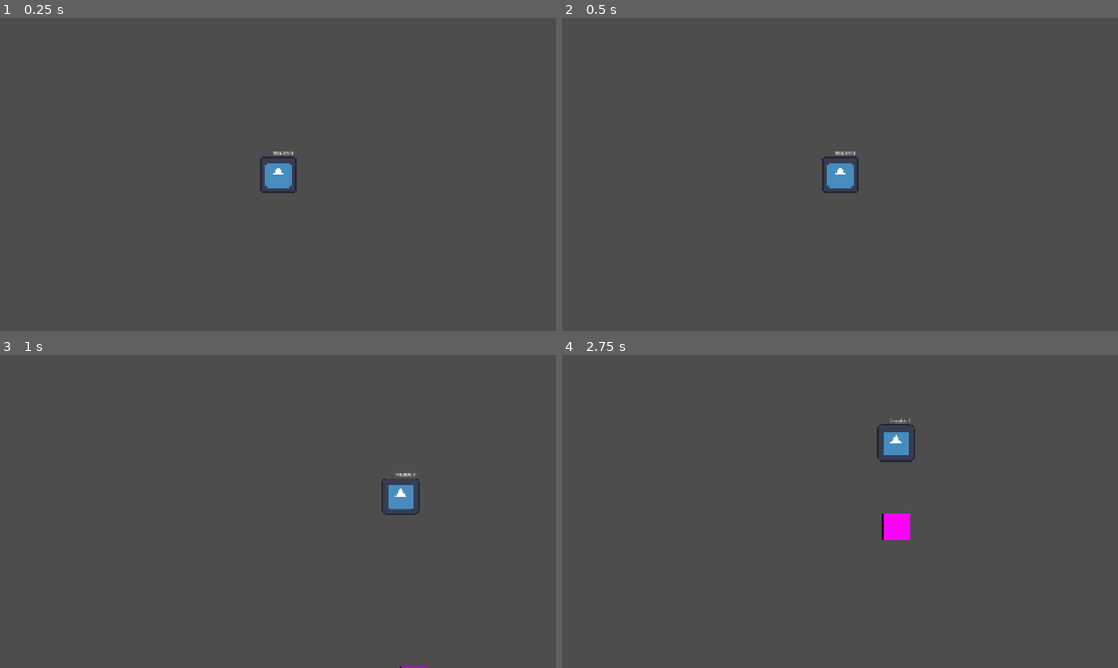
Above: before the commit, frames 1-4 (two rows, left to right).
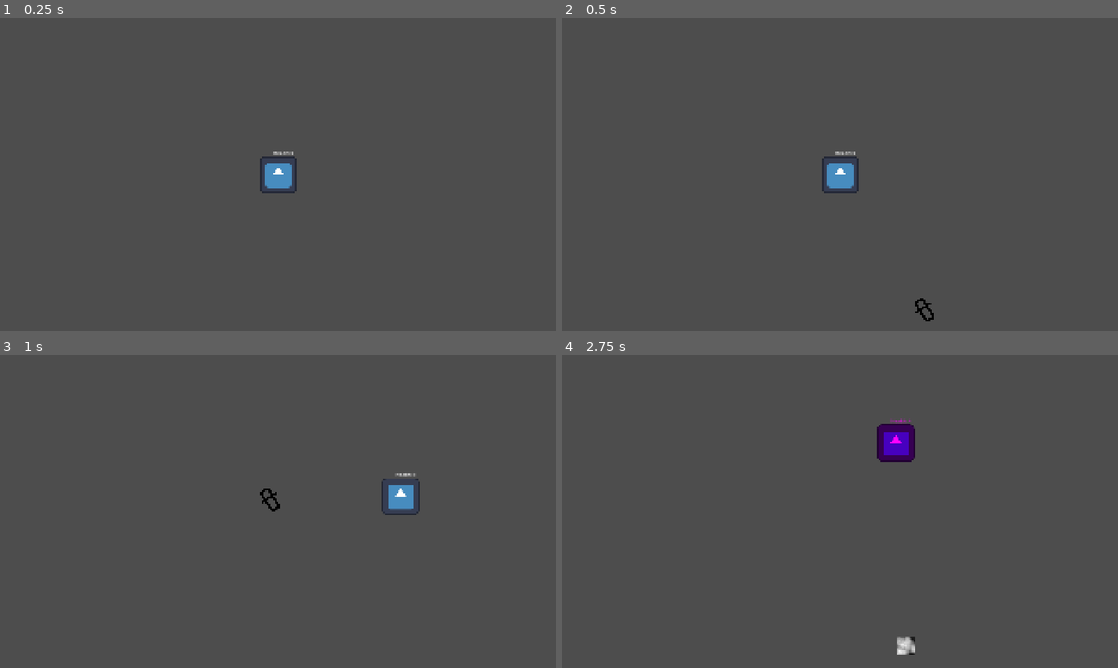
Above: after the commit, the same moments.

Repository: rinevard/GMTK2025
Game: Godot game, scene res://scenes/main.tscn
Two runs of this game, one before a commit and one after it. Both use one fixed random seed, a clock stepped at 60 frames per second and the inputs below. The engine's default icon, where the game draws it, is replaced by a stand-in: a white triangle on a blue panel in a dark square.
Inputs (mouse positions are in pixels of both pictures, inside the frame that each line leads up to):
- Up to frame 1 (0.25 s): no input
- Up to frame 2 (0.5 s): no input
- Up to frame 3 (1 s): move the mouse to (400, 495) at 0.52 s; click (400, 495) at 0.67 s
- Up to frame 4 (2.75 s): move the mouse to (728, 527) at 1.27 s; click (728, 527) at 1.42 s; move the mouse to (895, 442) at 2.02 s; click (895, 442) at 2.17 s

Frame 1 is identical in both runs. In frame 2, less than 0.1% of the frame differs, in the area x 63-67%, y 89-97%; in frame 3, 0.1%; in frame 4, 1.5%, in the area x 56-64%, y 20-96%.

Commit message:
远程敌人, 销毁投掷物的魔法

Diff:
--- /dev/null
+++ b/assets/art/bullet.svg
@@ -0,0 +1,4 @@
+<?xml version="1.0" encoding="utf-8"?><!-- Uploaded to: SVG Repo, www.svgrepo.com, Generator: SVG Repo Mixer Tools -->
+<svg width="800px" height="800px" viewBox="0 0 24 24" fill="none" xmlns="http://www.w3.org/2000/svg">
+<path fill-rule="evenodd" clip-rule="evenodd" d="M14 4C14.5523 4 15 4.44772 15 5V7H19C20.6569 7 22 8.34315 22 10V13C22 14.6569 20.6569 16 19 16H15V18C15 18.5523 14.5523 19 14 19C13.4477 19 13 18.5523 13 18V16H5C3.34315 16 2 14.6569 2 13V10C2 8.34315 3.34315 7 5 7H13V5C13 4.44772 13.4477 4 14 4ZM13 9H5C4.44772 9 4 9.44772 4 10V13C4 13.5523 4.44772 14 5 14H13V9ZM15 14H19C19.5523 14 20 13.5523 20 13V10C20 9.44772 19.5523 9 19 9H15V14Z" fill="#000000"/>
+</svg>
--- a/project.godot
+++ b/project.godot
@@ -34,3 +34,5 @@
 
 2d_physics/layer_1="Player"
 2d_physics/layer_2="Enemy"
+2d_physics/layer_3="Sigil"
+2d_physics/layer_4="Bullet"
--- /dev/null
+++ b/scenes/components/ranged_ai_component.tscn
@@ -0,0 +1,6 @@
+[gd_scene load_steps=2 format=3 uid="uid://o6l6cttixb7g"]
+
+[ext_resource type="Script" uid="uid://bjnv5f4m1of5" path="res://scripts/components/ranged_ai_component.gd" id="1_b07ly"]
+
+[node name="RangedAIComponent" type="Node2D"]
+script = ExtResource("1_b07ly")
--- /dev/null
+++ b/scenes/enemies/bullet.tscn
@@ -0,0 +1,34 @@
+[gd_scene load_steps=7 format=3 uid="uid://bys2myosswite"]
+
+[ext_resource type="PackedScene" uid="uid://bf5jlbp1hfdlv" path="res://scenes/enemies/enemy_attack_area.tscn" id="1_hl25f"]
+[ext_resource type="Script" uid="uid://c1qhwodbk51j8" path="res://scripts/enemies/bullet.gd" id="1_ncsv3"]
+[ext_resource type="Texture2D" uid="uid://ci1da58af873d" path="res://assets/art/bullet.svg" id="2_p5aa7"]
+[ext_resource type="PackedScene" uid="uid://bxcap5fdjer81" path="res://scenes/enemies/enemy_attacked_area.tscn" id="3_15gq6"]
+
+[sub_resource type="RectangleShape2D" id="RectangleShape2D_p5aa7"]
+size = Vector2(82, 38)
+
+[sub_resource type="RectangleShape2D" id="RectangleShape2D_ncsv3"]
+size = Vector2(82, 38)
+
+[node name="Bullet" type="Node2D" groups=["Enemy"]]
+script = ExtResource("1_ncsv3")
+
+[node name="EnemyAttackArea" parent="." instance=ExtResource("1_hl25f")]
+collision_layer = 8
+
+[node name="CollisionShape2D" type="CollisionShape2D" parent="EnemyAttackArea"]
+position = Vector2(0, -2)
+shape = SubResource("RectangleShape2D_p5aa7")
+
+[node name="EnemyAttackedArea" parent="." instance=ExtResource("3_15gq6")]
+
+[node name="CollisionShape2D" type="CollisionShape2D" parent="EnemyAttackedArea"]
+position = Vector2(0, -2)
+shape = SubResource("RectangleShape2D_ncsv3")
+
+[node name="Sprite2D" type="Sprite2D" parent="."]
+scale = Vector2(0.125, 0.125)
+texture = ExtResource("2_p5aa7")
+
+[connection signal="area_entered" from="EnemyAttackArea" to="." method="_on_attack_some_area"]
--- a/scenes/enemies/enemy_attack_area.tscn
+++ b/scenes/enemies/enemy_attack_area.tscn
@@ -1,3 +1,4 @@
 [gd_scene format=3 uid="uid://bf5jlbp1hfdlv"]
 
 [node name="EnemyAttackArea" type="Area2D"]
+collision_layer = 32768
--- a/scenes/enemies/enemy_attacked_area.tscn
+++ b/scenes/enemies/enemy_attacked_area.tscn
@@ -2,4 +2,4 @@
 
 [node name="EnemyAttackedArea" type="Area2D"]
 collision_layer = 2
-collision_mask = 2
+collision_mask = 0
--- /dev/null
+++ b/scenes/enemies/ranged_enemy.tscn
@@ -0,0 +1,33 @@
+[gd_scene load_steps=8 format=3 uid="uid://lwgyo5jl7kqu"]
+
+[ext_resource type="Script" uid="uid://n3sl7a2w7j1u" path="res://scripts/enemies/ranged_enemy.gd" id="1_k7uv6"]
+[ext_resource type="PackedScene" uid="uid://o6l6cttixb7g" path="res://scenes/components/ranged_ai_component.tscn" id="1_tegwr"]
+[ext_resource type="PackedScene" uid="uid://dl2tonnk0tfq8" path="res://scenes/components/health_component.tscn" id="3_d5ppq"]
+[ext_resource type="PackedScene" uid="uid://bxcap5fdjer81" path="res://scenes/enemies/enemy_attacked_area.tscn" id="4_yiki0"]
+
+[sub_resource type="FastNoiseLite" id="FastNoiseLite_d5ppq"]
+
+[sub_resource type="NoiseTexture2D" id="NoiseTexture2D_d5ppq"]
+width = 64
+height = 64
+noise = SubResource("FastNoiseLite_d5ppq")
+
+[sub_resource type="RectangleShape2D" id="RectangleShape2D_yiki0"]
+size = Vector2(64, 64)
+
+[node name="RangedEnemy" type="Node2D" groups=["Enemy"]]
+script = ExtResource("1_k7uv6")
+
+[node name="Sprite2D" type="Sprite2D" parent="."]
+texture = SubResource("NoiseTexture2D_d5ppq")
+
+[node name="RangedAIComponent" parent="." instance=ExtResource("1_tegwr")]
+
+[node name="HealthComponent" parent="." instance=ExtResource("3_d5ppq")]
+
+[node name="EnemyAttackedArea" parent="." instance=ExtResource("4_yiki0")]
+
+[node name="CollisionShape2D" type="CollisionShape2D" parent="EnemyAttackedArea"]
+shape = SubResource("RectangleShape2D_yiki0")
+
+[connection signal="health_less_than_zero" from="HealthComponent" to="." method="_on_health_less_than_zero"]
--- a/scenes/level/base_level.tscn
+++ b/scenes/level/base_level.tscn
@@ -1,10 +1,14 @@
-[gd_scene load_steps=4 format=3 uid="uid://cx0yvywbjnai7"]
+[gd_scene load_steps=7 format=3 uid="uid://cx0yvywbjnai7"]
 
+[ext_resource type="Script" uid="uid://dmowbbc6io8hy" path="res://scripts/levels/level.gd" id="1_e1fnv"]
 [ext_resource type="PackedScene" uid="uid://b0ptm7s1g5hvs" path="res://scenes/player/player.tscn" id="1_upopr"]
 [ext_resource type="PackedScene" uid="uid://samklyvqty0f" path="res://scenes/sigils/sigil_pen.tscn" id="2_7xj1c"]
 [ext_resource type="PackedScene" uid="uid://d1ieh7spa4da7" path="res://scenes/enemies/enemy_handler.tscn" id="3_7xj1c"]
+[ext_resource type="PackedScene" uid="uid://pnm7djwly5em" path="res://scenes/level/bullet_handler.tscn" id="5_3ipv6"]
+[ext_resource type="Script" uid="uid://no50rbpxx7gh" path="res://scripts/levels/bullet_handler.gd" id="6_t6xnl"]
 
 [node name="BaseLevel" type="Node2D"]
+script = ExtResource("1_e1fnv")
 
 [node name="Player" parent="." instance=ExtResource("1_upopr")]
 position = Vector2(1646, 261)
@@ -12,3 +16,6 @@
 [node name="SigilPen" parent="." instance=ExtResource("2_7xj1c")]
 
 [node name="EnemyHandler" parent="." instance=ExtResource("3_7xj1c")]
+
+[node name="BulletHandler" parent="." instance=ExtResource("5_3ipv6")]
+script = ExtResource("6_t6xnl")
--- /dev/null
+++ b/scenes/level/bullet_handler.tscn
@@ -0,0 +1,3 @@
+[gd_scene format=3 uid="uid://pnm7djwly5em"]
+
+[node name="BulletHandler" type="Node2D"]
--- a/scenes/level/level_1.tscn
+++ b/scenes/level/level_1.tscn
@@ -1,16 +1,7 @@
-[gd_scene load_steps=5 format=3 uid="uid://gxhg1tmpjq3r"]
+[gd_scene load_steps=3 format=3 uid="uid://c1xtwaxuakd5o"]
 
+[ext_resource type="PackedScene" uid="uid://cx0yvywbjnai7" path="res://scenes/level/base_level.tscn" id="1_cfjva"]
 [ext_resource type="Script" uid="uid://4s01i07hsli7" path="res://scripts/levels/level_1.gd" id="1_xbhhu"]
-[ext_resource type="PackedScene" uid="uid://b0ptm7s1g5hvs" path="res://scenes/player/player.tscn" id="2_u8rbc"]
-[ext_resource type="PackedScene" uid="uid://samklyvqty0f" path="res://scenes/sigils/sigil_pen.tscn" id="3_0f3yk"]
-[ext_resource type="PackedScene" uid="uid://d1ieh7spa4da7" path="res://scenes/enemies/enemy_handler.tscn" id="4_nfqjd"]
 
-[node name="Level1" type="Node2D"]
+[node name="Level1" instance=ExtResource("1_cfjva")]
 script = ExtResource("1_xbhhu")
-
-[node name="Player" parent="." instance=ExtResource("2_u8rbc")]
-position = Vector2(650, 452)
-
-[node name="SigilPen" parent="." instance=ExtResource("3_0f3yk")]
-
-[node name="EnemyHandler" parent="." instance=ExtResource("4_nfqjd")]
--- a/scenes/main.tscn
+++ b/scenes/main.tscn
@@ -1,7 +1,11 @@
 [gd_scene load_steps=2 format=3 uid="uid://1qhkngukjpre"]
 
-[ext_resource type="PackedScene" uid="uid://gxhg1tmpjq3r" path="res://scenes/level/level_1.tscn" id="1_o5qli"]
+[ext_resource type="PackedScene" uid="uid://c1xtwaxuakd5o" path="res://scenes/level/level_1.tscn" id="1_o5qli"]
 
 [node name="Main" type="Node2D"]
 
+[node name="Background" type="Sprite2D" parent="."]
+
 [node name="Level1" parent="." instance=ExtResource("1_o5qli")]
+
+[node name="UI" type="CanvasLayer" parent="."]
--- a/scenes/player/player.tscn
+++ b/scenes/player/player.tscn
@@ -14,6 +14,7 @@
 texture = ExtResource("2_dovo2")
 
 [node name="AttackedArea" type="Area2D" parent="."]
+collision_mask = 10
 
 [node name="CollisionShape2D" type="CollisionShape2D" parent="AttackedArea"]
 shape = SubResource("RectangleShape2D_dovo2")
--- /dev/null
+++ b/scenes/sigils/protect_ice_magic.tscn
@@ -0,0 +1,6 @@
+[gd_scene load_steps=2 format=3 uid="uid://dounaio5si041"]
+
+[ext_resource type="Script" uid="uid://brwfcy26rrntm" path="res://scripts/sigil/protect_ice_magic.gd" id="1_vvt67"]
+
+[node name="ProtectIceMagic" type="Node2D"]
+script = ExtResource("1_vvt67")
--- a/scenes/sigils/sigil.tscn
+++ b/scenes/sigils/sigil.tscn
@@ -5,7 +5,7 @@
 [sub_resource type="ConvexPolygonShape2D" id="ConvexPolygonShape2D_imr1f"]
 
 [node name="Sigil" type="Area2D"]
-collision_layer = 2
+collision_layer = 4
 collision_mask = 2
 script = ExtResource("1_imr1f")
 
--- /dev/null
+++ b/scripts/components/ranged_ai_component.gd
@@ -0,0 +1,8 @@
+extends AIComponent
+
+var threshold: float = 700.0
+
+func get_target_global_pos() -> Vector2:
+	if (global_position - PlayerRelatedData.player_global_pos).length() < threshold:
+		return global_position
+	return PlayerRelatedData.player_global_pos
--- /dev/null
+++ b/scripts/enemies/bullet.gd
@@ -0,0 +1,32 @@
+class_name Bullet
+extends Node2D
+
+var speed: float = 1200.0
+var dir: Vector2
+var life_time: float = 30.0
+var is_cold: bool = false
+
+const BULLET = preload("res://scenes/enemies/bullet.tscn")
+
+static func new_bullet(p_dir: Vector2, p_global_pos: Vector2) -> Bullet:
+	var bullet = BULLET.instantiate()
+	bullet.dir = p_dir.normalized()
+	bullet.global_position = p_global_pos
+	bullet.look_at(p_global_pos + p_dir.normalized())
+	return bullet
+
+func _physics_process(delta: float) -> void:
+	if is_cold:
+		global_position += 0.5 * speed * delta * dir
+	else:
+		global_position += speed * delta * dir
+
+	life_time -= delta
+	if life_time < 0.0:
+		call_deferred("queue_free")
+
+func _on_attack_some_area(area: Area2D) -> void:
+	self_destroy()
+
+func self_destroy() -> void:
+	call_deferred("queue_free")
--- a/scripts/enemies/enemy_handler.gd
+++ b/scripts/enemies/enemy_handler.gd
@@ -3,6 +3,7 @@
 
 @export var spawn_pos: Node2D
 const MELEE_ENEMY = preload("res://scenes/enemies/melee_enemy.tscn")
+const RANGED_ENEMY = preload("res://scenes/enemies/ranged_enemy.tscn")
 
 var markers: Array = []
 
@@ -11,6 +12,6 @@
 
 func spawn_enemy() -> void:
 	var rand_idx = randi_range(0, markers.size() - 1)
-	var melee_enemy = MELEE_ENEMY.instantiate()
+	var melee_enemy = RANGED_ENEMY.instantiate()
 	melee_enemy.global_position = markers[rand_idx].global_position
 	add_child(melee_enemy)
--- a/scripts/enemies/melee_enemy.gd
+++ b/scripts/enemies/melee_enemy.gd
@@ -4,10 +4,14 @@
 @onready var health_component: HealthComponent = $HealthComponent
 
 var speed: float = 400
+var is_cold: bool = false
 
 func _physics_process(delta: float) -> void:
 	var pos_offset = (melee_ai_component.get_target_global_pos() - global_position)
-	global_position += speed * delta * pos_offset.normalized()
+	if is_cold:
+		global_position += 0.5 * speed * delta * pos_offset.normalized()
+	else:
+		global_position += speed * delta * pos_offset.normalized()
 
 func _on_health_less_than_zero() -> void:
 	queue_free()
--- /dev/null
+++ b/scripts/enemies/ranged_enemy.gd
@@ -0,0 +1,29 @@
+extends Node2D
+
+@onready var ranged_ai_component: AIComponent = $RangedAIComponent
+@onready var health_component: HealthComponent = $HealthComponent
+
+var speed: float = 400
+var is_cold: bool = false # 减速
+var shot_gap: float = 2.0
+var time_after_last_shot: float = 2.0
+
+func _physics_process(delta: float) -> void:
+	time_after_last_shot += delta
+	# 移动
+	var pos_offset = (ranged_ai_component.get_target_global_pos() - global_position)
+	if is_cold:
+		global_position += 0.5 * speed * delta * pos_offset.normalized()
+	else:
+		global_position += speed * delta * pos_offset.normalized()
+
+	# 射击
+	if time_after_last_shot >= shot_gap:
+		shot(PlayerRelatedData.player_global_pos - global_position)
+		time_after_last_shot = 0.0
+
+func _on_health_less_than_zero() -> void:
+	queue_free()
+
+func shot(dir: Vector2) -> void:
+	PlayerRelatedData.get_bullet_handler().create_bullet(dir, global_position)
--- a/scripts/globals/player_related_data.gd
+++ b/scripts/globals/player_related_data.gd
@@ -1,7 +1,15 @@
 extends Node
 
 var player_global_pos: Vector2
+var bullet_handler: BulletHandler
 
 ## 只应由 player 调用
 func update_player_data(player: Player) -> void:
 	player_global_pos = player.global_position
+
+## 只应由 level 调用
+func update_level(level: Level) -> void:
+	bullet_handler = level.bullet_handler
+
+func get_bullet_handler() -> BulletHandler:
+	return bullet_handler
--- /dev/null
+++ b/scripts/levels/bullet_handler.gd
@@ -0,0 +1,6 @@
+class_name BulletHandler
+extends Node2D
+
+func create_bullet(dir: Vector2, global_pos: Vector2) -> void:
+	var bullet = Bullet.new_bullet(dir, global_pos)
+	add_child(bullet)
--- /dev/null
+++ b/scripts/levels/level.gd
@@ -0,0 +1,8 @@
+class_name Level
+extends Node2D
+
+@onready var enemy_handler: EnemyHandler = $EnemyHandler
+@onready var bullet_handler: Node2D = $BulletHandler
+
+func _ready() -> void:
+	PlayerRelatedData.update_level(self)
--- a/scripts/levels/level_1.gd
+++ b/scripts/levels/level_1.gd
@@ -1,12 +1,10 @@
-extends Node2D
-
-@onready var enemy_handler: EnemyHandler = $EnemyHandler
+extends Level
 
 var spwan_gap: float = 3.0
-var time_after_last_spawn: float = 0.0
+var time_after_last_spawn: float = 3.0
 
 func _process(delta: float) -> void:
-	time_after_last_spawn -= delta
-	if time_after_last_spawn <= 0:
+	time_after_last_spawn += delta
+	if time_after_last_spawn >= spwan_gap:
 		enemy_handler.spawn_enemy()
-		time_after_last_spawn = spwan_gap
+		time_after_last_spawn = 0.0
--- a/scripts/sigil/normal_attack_magic.gd
+++ b/scripts/sigil/normal_attack_magic.gd
@@ -3,7 +3,6 @@
 @export var damage: int = 1
 
 func apply_on(enemy: Node2D):
-	var health_component = enemy.get_node("HealthComponent")
+	var health_component = enemy.get_node_or_null("HealthComponent")
 	if health_component:
 		health_component.hit(damage)
-	print("attack " + health_component.get_parent().name + "!")
--- /dev/null
+++ b/scripts/sigil/protect_ice_magic.gd
@@ -0,0 +1,6 @@
+## 销毁投掷物的魔法
+extends Magic
+
+func apply_on(enemy: Node2D):
+    if enemy is Bullet:
+        enemy.self_destroy()
--- a/scripts/sigil/sigil_pen.gd
+++ b/scripts/sigil/sigil_pen.gd
@@ -2,6 +2,7 @@
 
 #region 魔法们
 const NORMAL_ATTACK_MAGIC = preload("res://scenes/sigils/normal_attack_magic.tscn")
+const PROTECT_ICE_MAGIC = preload("res://scenes/sigils/protect_ice_magic.tscn")
 #endregion
 
 ## 根据鼠标按下/松开判断是否在画画
@@ -87,7 +88,7 @@
 func _create_sigil() -> void:
 	# 1. magics
 	var attack_magic1 = NORMAL_ATTACK_MAGIC.instantiate()
-	var attack_magic2 = NORMAL_ATTACK_MAGIC.instantiate()
+	var attack_magic2 = PROTECT_ICE_MAGIC.instantiate()
 
 	# 2. points
 	# 已经被记录过了
Not shown, added: assets/art/bullet.svg.import
Not shown, added: scripts/components/ranged_ai_component.gd.uid
Not shown, added: scripts/enemies/bullet.gd.uid
Not shown, added: scripts/enemies/ranged_enemy.gd.uid
Not shown, added: scripts/levels/bullet_handler.gd.uid
Not shown, added: scripts/levels/level.gd.uid
Not shown, added: scripts/sigil/protect_ice_magic.gd.uid
